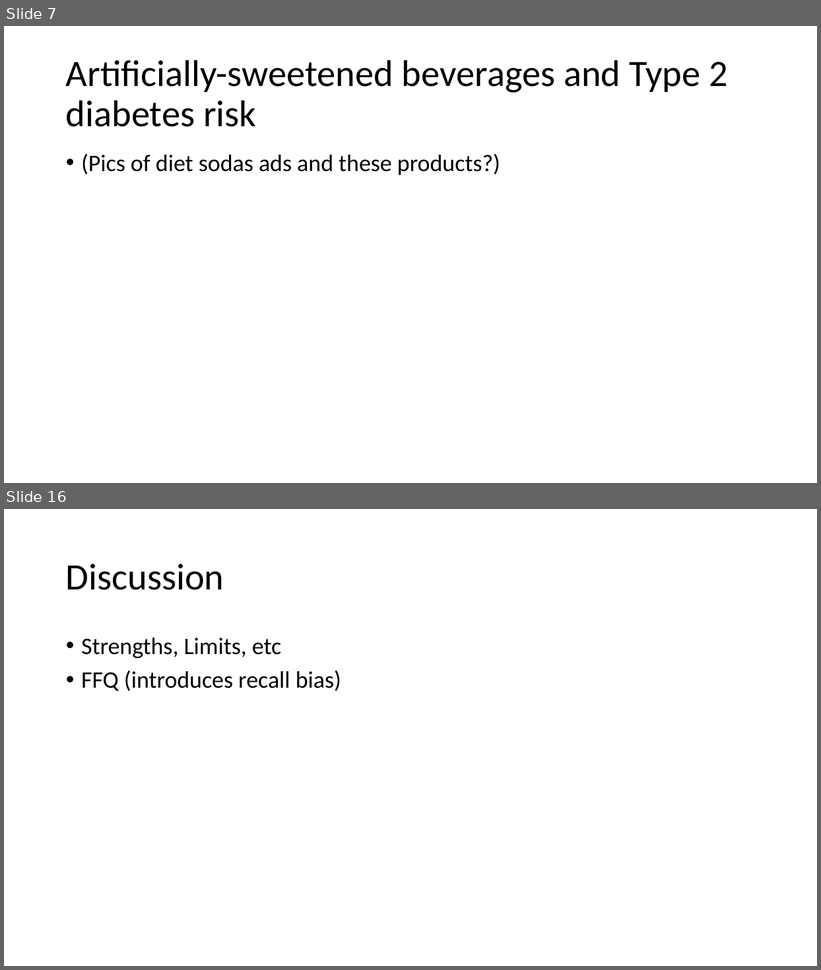
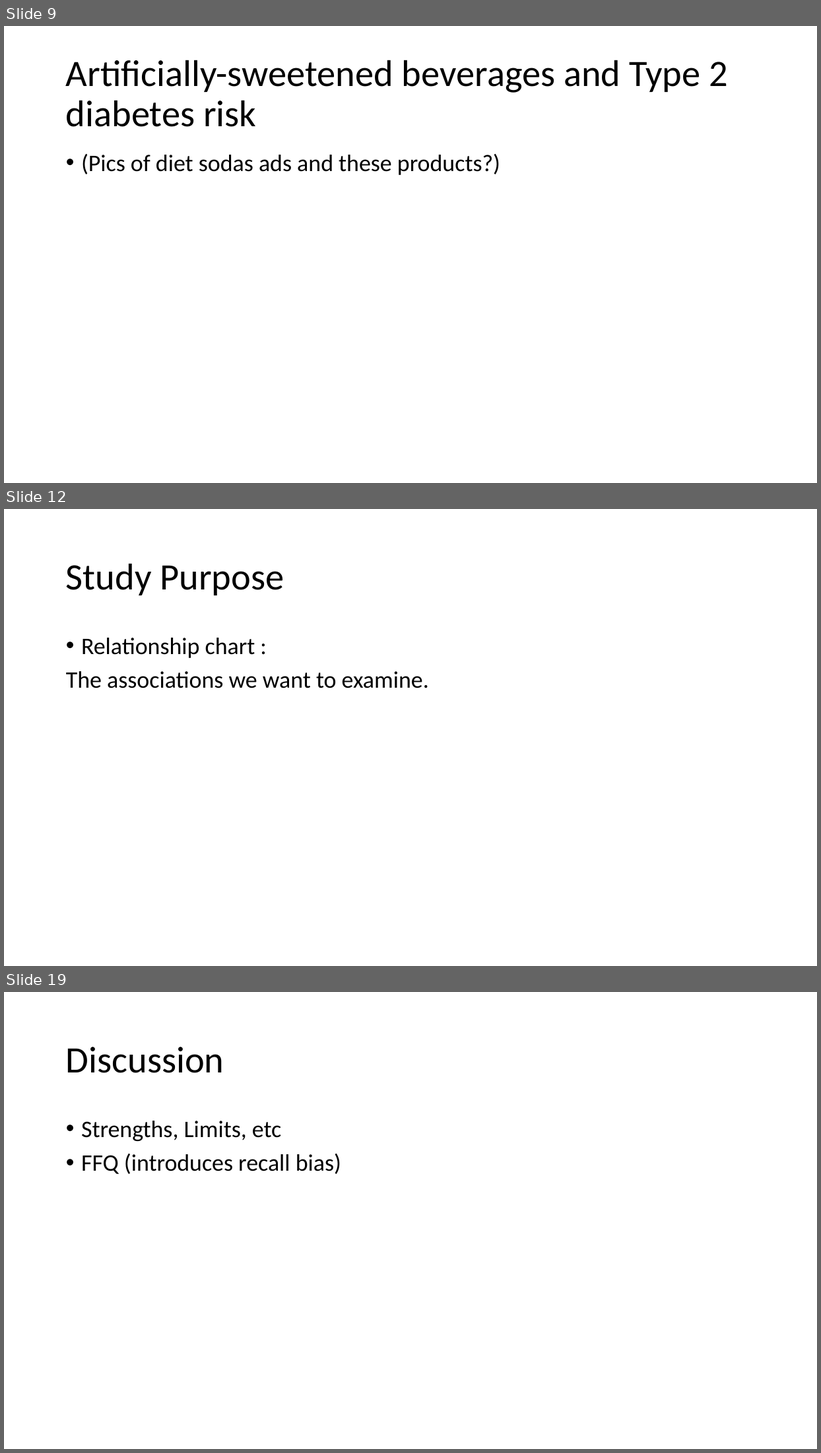
Before and after one commit to fta2112/Epi-Presentation, a slide deck: EpiGroup.pptx. Shown one above the other, each under a label of ours: slides 7 and 16 before the commit, slides 9, 12 and 19 after it; the slides between them are not shown. The pictures are 821x970 and 821x1453 pixels, drawn with LibreOffice and Linux fonts; fonts in the diff are those of the drawing. Boxes give left, top, right and bottom in pixels: in the first picture for what was removed or moved away, otherwise in the second. Text is boxed around its words. In the diff, an @@ line names an element or a change of style, - is before the commit and + after.

```diff
--- a/EpiGroup.pptx
+++ b/EpiGroup.pptx
@@ slide 12 added at [4,509,817,966], background #FFFFFF @@
@@ title added at [66,563,284,595], 44 pt, text #000000 @@
+Study Purpose
@@ text added at [66,638,429,689], 28 pt, text #000000 @@
+• Relationship chart :
+The associations we want to examine.
@@ what was slide 7 is now slide 9 @@
@@ what was slide 16 is now slide 19 @@
```
Also in this commit, not shown: 5 slides changed, 6 other slides added, 4 slides removed.
